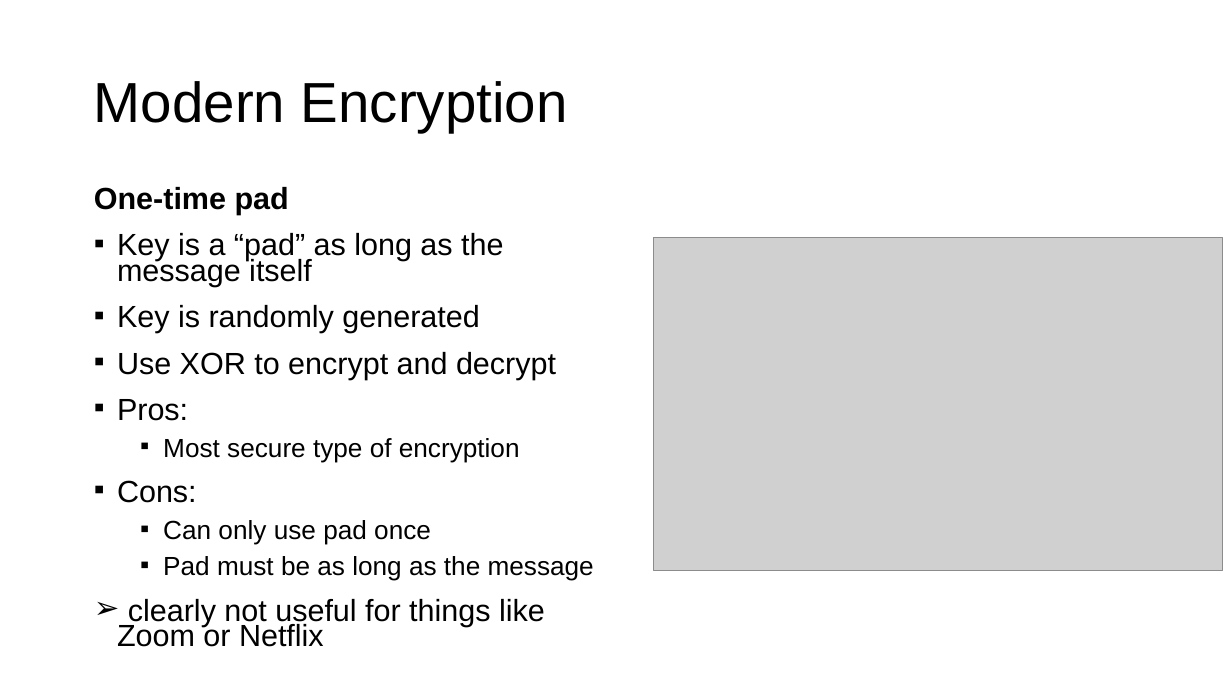
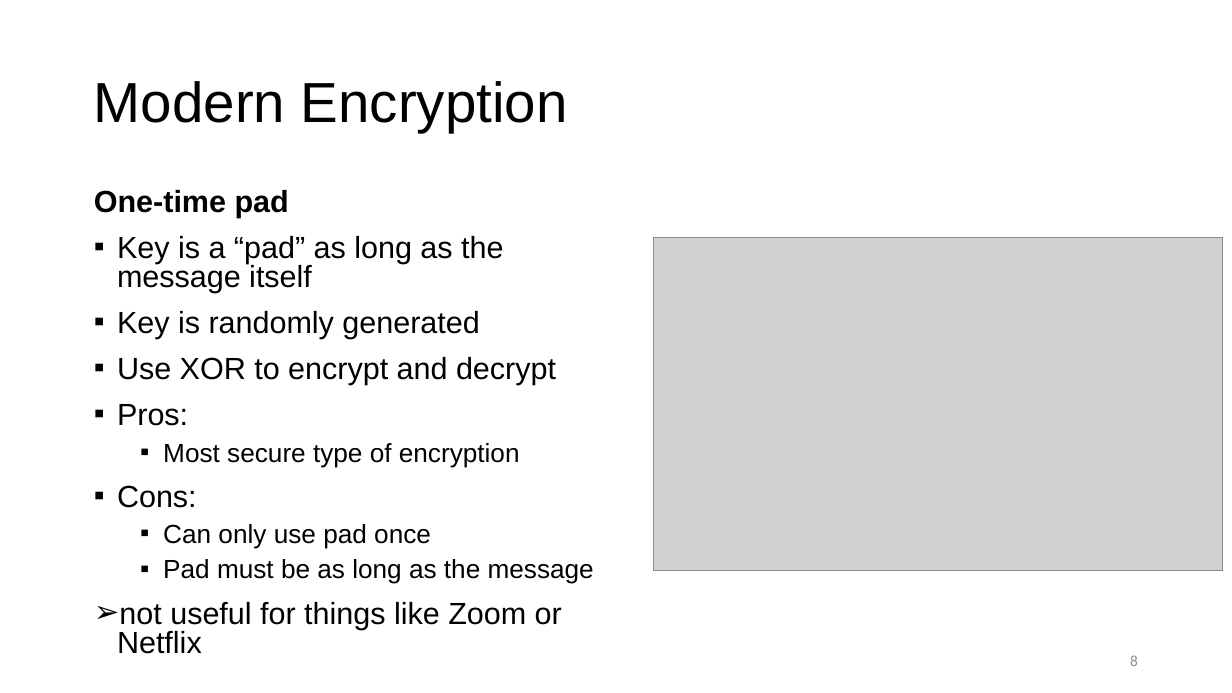
Before and after one commit to sarttiso/digital-security, a slide deck: slide 8 of digital_security_strikeU.pptx (slide 7 before the commit). Drawn at 1232x693 pixels with LibreOffice and Linux fonts; fonts in the diff are those of the drawing; grey boxes stand for pictures. Boxes give left, top, right and bottom in pixels: in the first picture for what was removed or moved away, otherwise in the second. Text is boxed around its words. In the diff, an @@ line names an element or a change of style, - is before the commit and + after.

```diff
--- a/digital_security_strikeU.pptx
+++ b/digital_security_strikeU.pptx
@@ text at box(94, 190, 594, 584): line spacing 0.7 to 0.8; less space between paragraphs @@
@@ text at box(117, 602, 562, 654): text changed @@
-➢ clearly not useful for things like Zoom or Netflix
+➢ not useful for things like Zoom or Netflix
@@ page number added at box(1130, 655, 1138, 666), 12 pt, text #8C8C8C @@
+8
```
Also in this commit, not shown: 17 other slides changed, 11 slides added, 1 slide removed, 8 other files.
